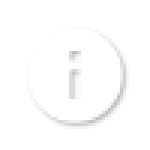
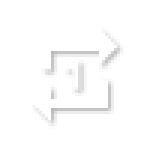
Two versions of the same layered image (w=150, h=150). Layer-by-layer changes:
added layer "repeat 1" in group "Gruppe 1" over [30, 27, 120, 123]
hid "info" over [27, 27, 123, 123]
